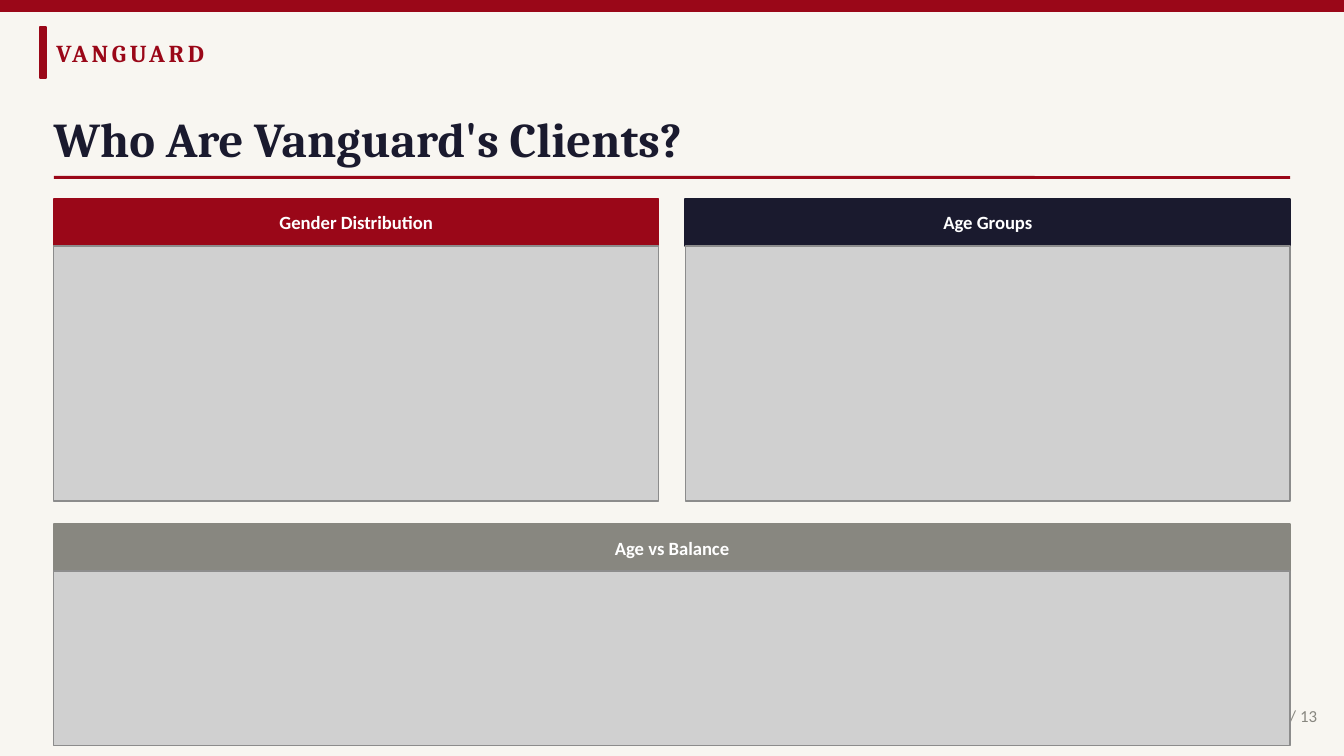
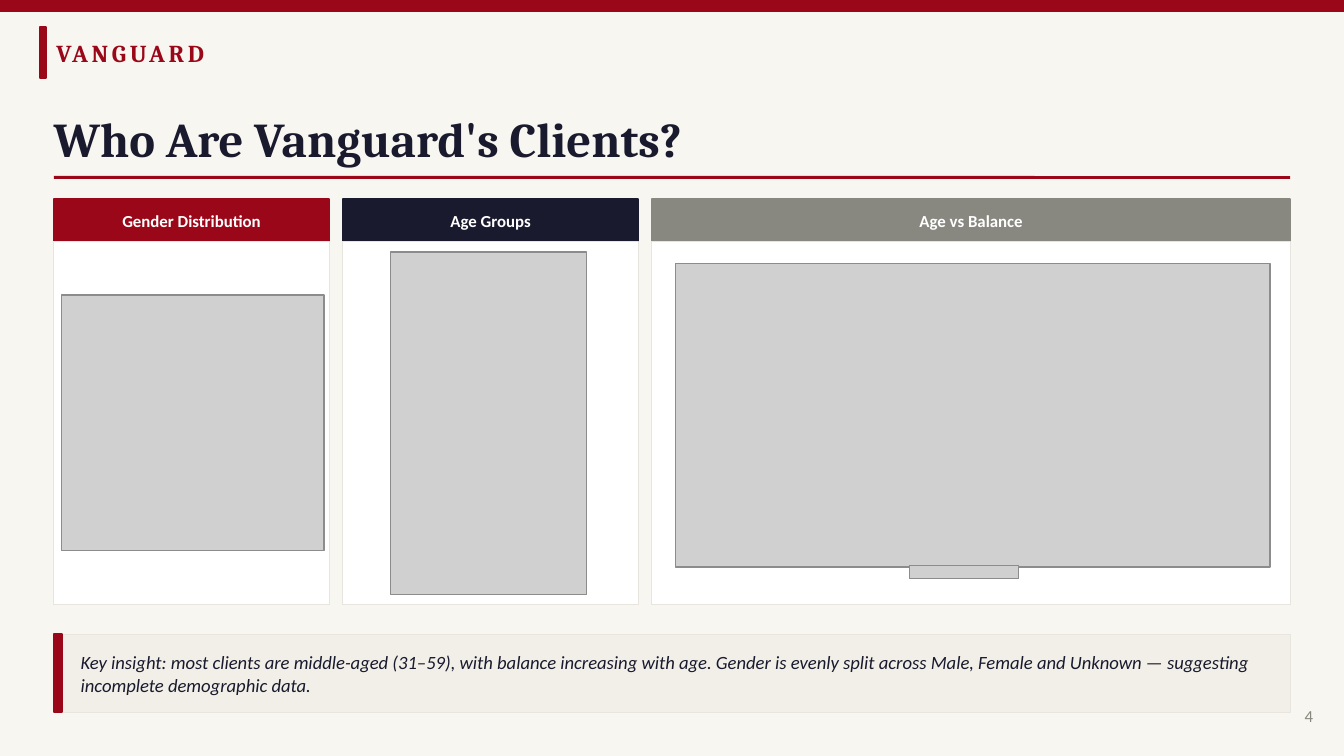
Before and after one commit to craftedbygaby/AB_testing, a slide deck: slide 4 of Vanguard_ABTest_Presentation.pptx. Drawn at 1344x756 pixels with LibreOffice and Linux fonts; fonts in the diff are those of the drawing; grey boxes stand for pictures; background and template pictures are left out. Boxes give left, top, right and bottom in pixels: in the first picture for what was removed or moved away, otherwise in the second. Text is boxed around its words. In the diff, an @@ line names an element or a change of style, - is before the commit and + after.

Commit message:
final presentation

```diff
--- a/Vanguard_ABTest_Presentation.pptx
+++ b/Vanguard_ABTest_Presentation.pptx
@@ rectangle: place and size @@
-rectangle at (54,199,659,246)
+rectangle at (54,199,329,242)
@@ text "Age Groups": place and size @@
-text "Age Groups" at (943,216,1033,232)
+text "Age Groups" at (450,216,531,230)
@@ rectangle: place and size @@
-rectangle at (685,199,1290,246)
+rectangle at (343,199,638,242)
@@ size 10 to 9 pt in 3 elements at (122,215,261,227), (450,216,531,230), (919,215,1023,230) @@
@@ text "Age vs Balance": place and size @@
-text "Age vs Balance" at (615,542,730,558)
+text "Age vs Balance" at (919,215,1023,230)
@@ rectangle: place and size @@
-rectangle at (54,524,1290,571)
+rectangle at (652,199,1290,242)
@@ picture removed at (54,246,659,501) @@
@@ rectangle added at (54,242,329,605), fill #FFFFFF, outline #E8E5DE 0.5 pt @@
@@ rectangle added at (343,242,638,605), fill #FFFFFF, outline #E8E5DE 0.5 pt @@
@@ picture added at (391,253,587,595) @@
@@ rectangle added at (652,242,1290,605), fill #FFFFFF, outline #E8E5DE 0.5 pt @@
@@ picture: place and size @@
-picture at (685,246,1290,501)
+picture at (676,263,1270,567)
@@ picture added at (62,294,324,550) @@
@@ picture added at (910,566,1019,578) @@
@@ picture removed at (54,571,1290,746) @@
@@ rectangle added at (54,634,1290,712), fill #F1EFE8, outline #E8E5DE 0.5 pt @@
@@ rectangle added at (54,634,62,712), fill #9A0718, outline #9A0718 1 pt @@
@@ text added at (81,655,1248,695), 10 pt, text #1A1A2E, italic @@
+Key insight: most clients are middle-aged (31–59), with balance increasing with age. Gender is evenly split across Male, Female and Unknown — suggesting incomplete demographic data.
@@ text at (1305,711,1314,722): text changed @@
-4 / 13
+4
```
Also in this commit, not shown: 11 other slides changed, 2 other files.
